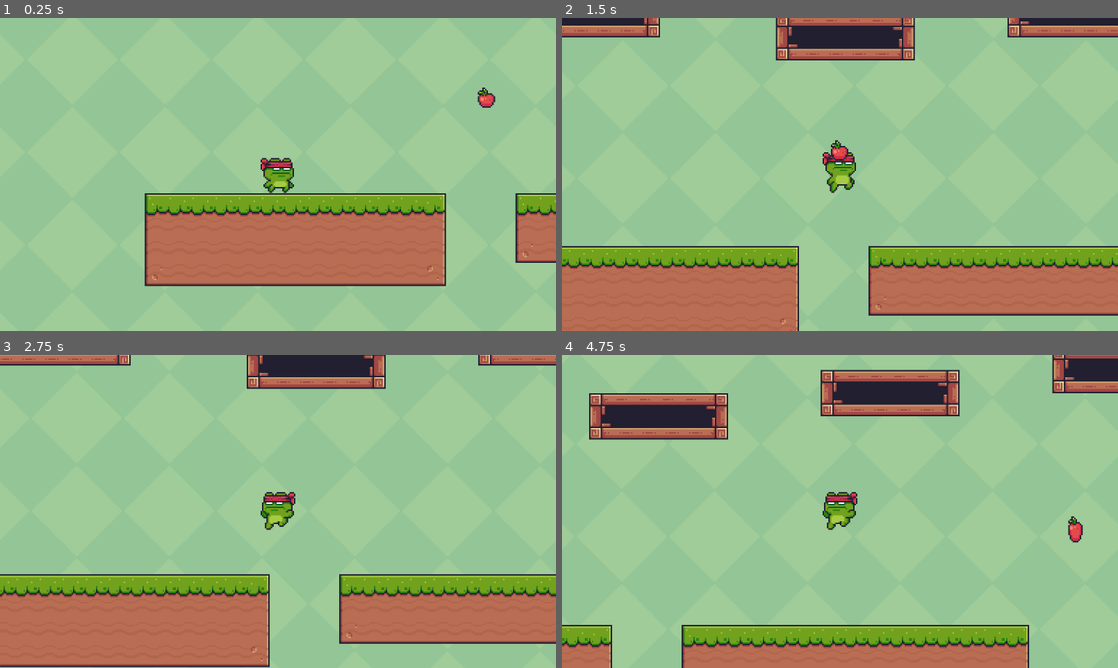
Above: before the commit, frames 1-4 (two rows, left to right).
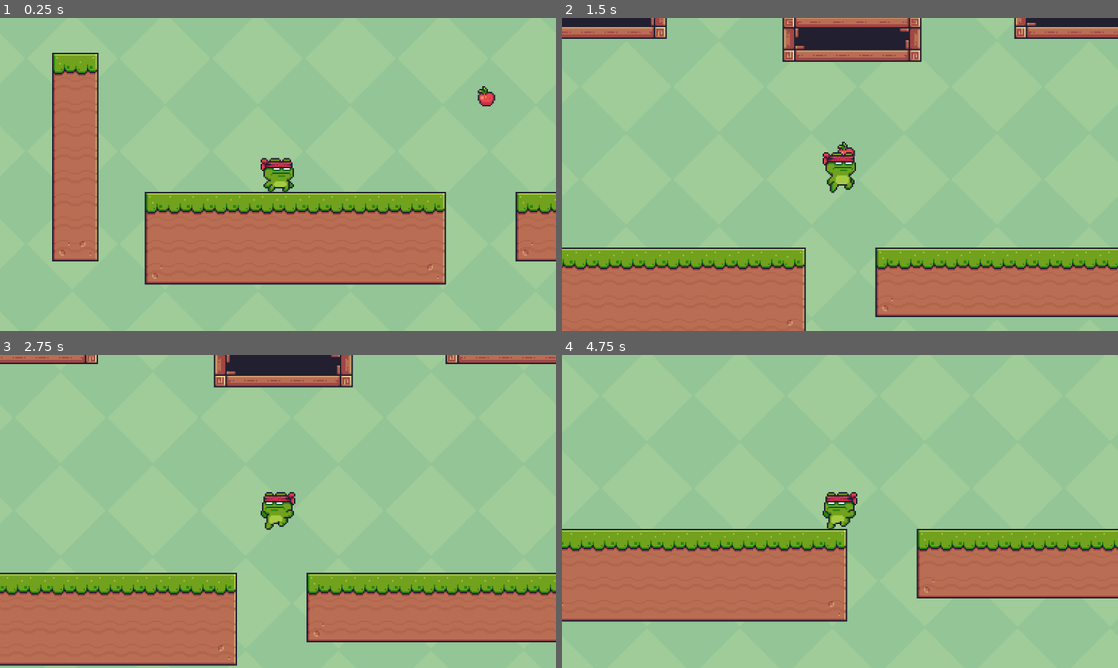
Above: after the commit, the same moments.

Repository: GameDevCorner/GDC_Platformer_Playground
Game: Godot game, scene res://world.tscn
The game is run twice, just before and just after one commit, with the same random seed, the same clock (stepped at 60 frames per second) and the same inputs.
Inputs:
- Up to frame 1 (0.25 s): no input
- Up to frame 2 (1.5 s): hold D (run_right) from 0.53 s (still down); tap W (jump) at 0.6, 0.77, 1.07, 1.35 s
- Up to frame 3 (2.75 s): tap W (jump) at 1.52, 1.82, 2.1 s; release D (run_right) at 2.03 s; hold A (run_left) from 2.03 s (still down)
- Up to frame 4 (4.75 s): release A (run_left) at 2.78 s; hold D (run_right) 2.78-4.28 s; tap W (jump) at 2.85, 3.02, 3.32, 3.6, 3.77, 4.07, 4.35, 4.52 s; hold A (run_left) from 4.28 s (still down)

The runs differ from the first frame. In frame 1, 8.8% of the frame differs, in the area x 9-100%, y 11-86%; in frame 2, 7.8%; in frame 3, 10%; in frame 4, 42%, in the area x 0-100%, y 0-100%.

Commit message:
Implemented Wall jump

Diff:
--- a/player.gd
+++ b/player.gd
@@ -1,41 +1,74 @@
 extends CharacterBody2D
 
+enum {
+	IDLE,
+	RUNNING,
+	JUMPING,
+	FALLING,
+	WALLSLIDING
+}
 
-const SPEED = 150.0
+const SPEED = 2000.0
 const JUMP_VELOCITY = -350.0
+const WALL_JUMP_VELOCITY = 500
+const MAX_WALLSLIDE_SPEED = 100
+const FRICTION = 10
 
 # Get the gravity from the project settings to be synced with RigidBody nodes.
 var gravity = ProjectSettings.get_setting("physics/2d/default_gravity")
+@onready var state = IDLE
+
 
 
 func _physics_process(delta):
-	# Add the gravity.
-	if not is_on_floor():
+
+	if state == IDLE or state == RUNNING:
+		if Input.is_action_just_pressed("jump"):
+			velocity.y += JUMP_VELOCITY
+		if not is_on_floor():
+			if sign(velocity.y) == 1:
+				state = FALLING
+			else:
+				state = JUMPING
+
+	if state in [WALLSLIDING, JUMPING, FALLING]:
 		velocity.y += gravity * delta
-		#Play jump animation if rising, and fall animation if falling
-		if sign(velocity.y) == -1:
-			$AnimatedSprite2D.play("jump")
-		else:
-			$AnimatedSprite2D.play("fall")
+		if is_on_wall():
+			state = WALLSLIDING
 
-	# Handle Jump.
-	if Input.is_action_just_pressed("jump") and is_on_floor():
-		velocity.y = JUMP_VELOCITY
+	if state in [RUNNING, JUMPING, FALLING]:
+		var dir = Input.get_axis("run_left", "run_right")
+		if dir:
+			velocity.x += dir * SPEED * delta
+			$AnimatedSprite2D.flip_h = sign(dir) == -1
 
-	# Get the input direction and handle the movement/deceleration.
-	# As good practice, you should replace UI actions with custom gameplay actions.
-	var direction = Input.get_axis("run_left", "run_right")
-	if direction:
-		velocity.x = direction * SPEED
+	if state == IDLE:
+		$AnimatedSprite2D.play("idle")
+		if Input.get_axis("run_left", "run_right"):
+			state = RUNNING
+	elif state == RUNNING:
+		$AnimatedSprite2D.play("run")
+		if not Input.get_axis("run_left", "run_right"):
+			state = IDLE
+	elif state == JUMPING:
+		$AnimatedSprite2D.play("jump")
+		if sign(velocity.y) == 1:
+			state = FALLING
+	elif state == FALLING:
+		$AnimatedSprite2D.play("fall")
+		if is_on_floor():
+			state = IDLE
+	elif state == WALLSLIDING:
+		$AnimatedSprite2D.play("wall_slide")
+		if not is_on_wall():
+			state = FALLING
+		$AnimatedSprite2D.flip_h = get_wall_normal().x == 1
+		velocity.y = clamp(velocity.y, -MAX_WALLSLIDE_SPEED, MAX_WALLSLIDE_SPEED)
+		if Input.is_action_just_pressed("jump"):
+			state = JUMPING
+			velocity = Vector2(WALL_JUMP_VELOCITY * get_wall_normal().x, JUMP_VELOCITY)
 
-		if is_on_floor():
-			$AnimatedSprite2D.flip_h = sign(direction) == -1
-			$AnimatedSprite2D.play("run")
-	else:
-		velocity.x = move_toward(velocity.x, 0, SPEED)
-		if is_on_floor():
-			$AnimatedSprite2D.play("idle")
-
+	velocity.x *= 1 - (delta * FRICTION)
 	move_and_slide()
 
 
--- a/player.tscn
+++ b/player.tscn
@@ -1,13 +1,15 @@
-[gd_scene load_steps=31 format=3 uid="uid://vo6h5i5ou4d5"]
+[gd_scene load_steps=37 format=3 uid="uid://vo6h5i5ou4d5"]
 
 [ext_resource type="Script" path="res://player.gd" id="1_vfude"]
-[ext_resource type="Texture2D" uid="uid://crqghq5uquagl" path="res://assets/Main Characters/Ninja Frog/Fall (32x32).png" id="2_a52xt"]
-[ext_resource type="Texture2D" uid="uid://bjigadupkd4wk" path="res://assets/Main Characters/Ninja Frog/Idle (32x32).png" id="2_gqvfw"]
-[ext_resource type="Texture2D" uid="uid://cn111dnuxkr1p" path="res://assets/Main Characters/Ninja Frog/Run (32x32).png" id="3_a41gx"]
-[ext_resource type="Texture2D" uid="uid://8axtfappehu4" path="res://assets/Main Characters/Ninja Frog/Jump (32x32).png" id="3_j5nqo"]
+[ext_resource type="Texture2D" uid="uid://d01prlrah481w" path="res://assets/Main Characters/Ninja Frog/Fall (32x32).png" id="2_a52xt"]
+[ext_resource type="Texture2D" uid="uid://c0c2q80rh6cdh" path="res://assets/Main Characters/Ninja Frog/Idle (32x32).png" id="2_gqvfw"]
+[ext_resource type="Texture2D" uid="uid://bdjsspbpsymfc" path="res://assets/Main Characters/Ninja Frog/Run (32x32).png" id="3_a41gx"]
+[ext_resource type="Texture2D" uid="uid://dkakr464b6v04" path="res://assets/Main Characters/Ninja Frog/Jump (32x32).png" id="3_j5nqo"]
+[ext_resource type="Texture2D" uid="uid://dx2u3jlwpvfuc" path="res://assets/Main Characters/Ninja Frog/Wall Jump (32x32).png" id="6_wkigb"]
 
 [sub_resource type="CapsuleShape2D" id="CapsuleShape2D_r75g3"]
-height = 26.0
+radius = 9.0
+height = 24.0
 
 [sub_resource type="AtlasTexture" id="AtlasTexture_0w32i"]
 atlas = ExtResource("2_gqvfw")
@@ -100,6 +102,26 @@
 [sub_resource type="AtlasTexture" id="AtlasTexture_jjwjw"]
 atlas = ExtResource("3_a41gx")
 region = Rect2(352, 0, 32, 32)
+
+[sub_resource type="AtlasTexture" id="AtlasTexture_hlc4a"]
+atlas = ExtResource("6_wkigb")
+region = Rect2(0, 0, 32, 32)
+
+[sub_resource type="AtlasTexture" id="AtlasTexture_jcf8x"]
+atlas = ExtResource("6_wkigb")
+region = Rect2(32, 0, 32, 32)
+
+[sub_resource type="AtlasTexture" id="AtlasTexture_jr2bb"]
+atlas = ExtResource("6_wkigb")
+region = Rect2(64, 0, 32, 32)
+
+[sub_resource type="AtlasTexture" id="AtlasTexture_lxhei"]
+atlas = ExtResource("6_wkigb")
+region = Rect2(96, 0, 32, 32)
+
+[sub_resource type="AtlasTexture" id="AtlasTexture_ry35m"]
+atlas = ExtResource("6_wkigb")
+region = Rect2(128, 0, 32, 32)
 
 [sub_resource type="SpriteFrames" id="SpriteFrames_y6nou"]
 animations = [{
@@ -197,9 +219,30 @@
 "loop": true,
 "name": &"run",
 "speed": 12.0
+}, {
+"frames": [{
+"duration": 1.0,
+"texture": SubResource("AtlasTexture_hlc4a")
+}, {
+"duration": 1.0,
+"texture": SubResource("AtlasTexture_jcf8x")
+}, {
+"duration": 1.0,
+"texture": SubResource("AtlasTexture_jr2bb")
+}, {
+"duration": 1.0,
+"texture": SubResource("AtlasTexture_lxhei")
+}, {
+"duration": 1.0,
+"texture": SubResource("AtlasTexture_ry35m")
+}],
+"loop": true,
+"name": &"wall_slide",
+"speed": 12.0
 }]
 
 [node name="Player" type="CharacterBody2D"]
+z_index = 1
 script = ExtResource("1_vfude")
 
 [node name="CollisionShape2D" type="CollisionShape2D" parent="."]
@@ -207,7 +250,7 @@
 
 [node name="AnimatedSprite2D" type="AnimatedSprite2D" parent="."]
 sprite_frames = SubResource("SpriteFrames_y6nou")
-animation = &"run"
+animation = &"idle"
 autoplay = "idle"
 offset = Vector2(0, -3.26)
 
--- a/world.tscn
+++ b/world.tscn
@@ -14,7 +14,7 @@
 position = Vector2(92, 116)
 
 [node name="TileMap" parent="." instance=ExtResource("2_hycpc")]
-layer_0/tile_data = PackedInt32Array(524288, 393217, 0, 5242 …(4863 unchanged characters)… , -196602, 131073, 4, -131066, 131073, 6)
+layer_0/tile_data = PackedInt32Array(524288, 393217, 0, 5242 …(4863 unchanged characters)… , -196602, 131073, 4, -131066, 131073, 6, 196605, 524289, 0, 262141, 524289, 1, 327677, 524289, 1, 393213, 524289, 1, 458749, 524289, 1, 524285, 524289, 1, 589821, 524289, 1, 655357, 524289, 1, 720893, 524289, 2, 720892, 393217, 2, 655356, 393217, 1, 589820, 393217, 1, 524284, 393217, 1, 458748, 393217, 1, 393212, 393217, 1, 327676, 393217, 1, 262140, 393217, 1, 196604, 393217, 0)
 
 [node name="Collectables" type="Node" parent="."]
 
Not shown: 1 places in apple.tscn that only renumber resources
Not shown: 1 places in world.tscn that only renumber resources
